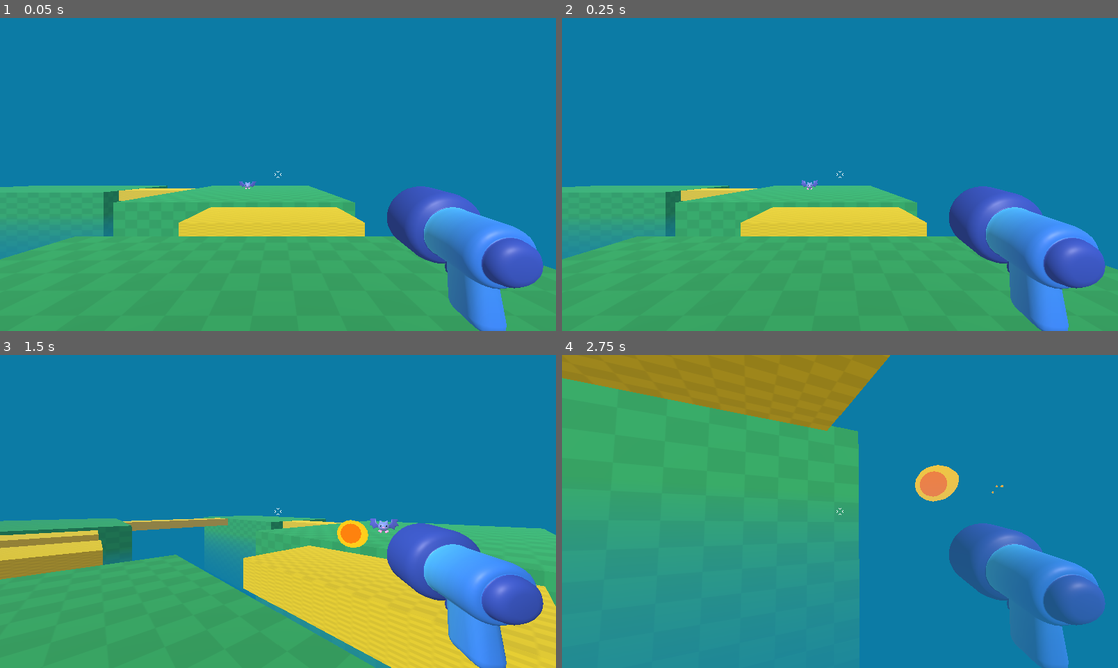
Above: before the commit, frames 1-4 (two rows, left to right).
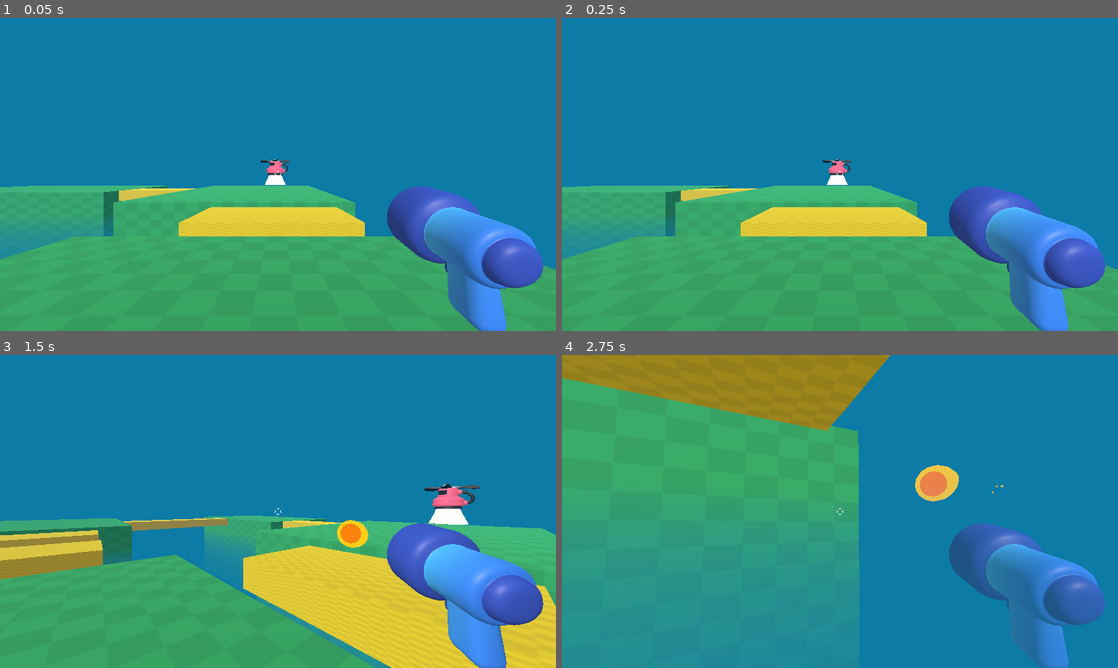
Above: after the commit, the same moments.

Repository: lanyy721/my3DGameDemo
Game: Godot game, scene res://game.tscn
Same seed, same stepped clock (60 frames per second), same inputs: the game is played once before the commit and once after it.
Inputs (mouse positions are in pixels of both pictures, inside the frame that each line leads up to):
- Up to frame 1 (0.05 s): no input
- Up to frame 2 (0.25 s): no input
- Up to frame 3 (1.5 s): tap Enter at 0.5 s; move the mouse to (305, 511) at 0.52 s; press the mouse at (305, 511) at 0.53 s; hold W (move_forward) from 0.53 s (still down); tap Space (jump) at 0.77 s; move the mouse to (250, 511) at 1.27 s; release the mouse at (250, 511) at 1.28 s; click (250, 511) at 1.35 s
- Up to frame 4 (2.75 s): keep holding W (move_forward); tap Space (jump) at 1.52 s; move the mouse to (851, 505) at 2.02 s; press the mouse at (851, 505) at 2.03 s

The runs differ from the first frame. In frame 1, 0.3% of the frame differs, in the area x 43-53%, y 44-55%; in frame 2, 0.3%; in frame 3, 0.9%, in the area x 66-87%, y 41-57%; in frame 4, nothing differs.

Commit message:
Architecture completed, need to refine the model
Co-Authored-By: Claude Haiku 4.5 (1M context) <noreply@anthropic.com>

Diff:
--- a/my-3d-game-demo/game.tscn
+++ b/my-3d-game-demo/game.tscn
@@ -3,7 +3,7 @@
 [ext_resource type="PackedScene" uid="uid://bjvh05kpaptry" path="res://player/player.tscn" id="1_80nbo"]
 [ext_resource type="Texture2D" uid="uid://btqf85qmhbqog" path="res://level/checkboard.png" id="1_e2o6t"]
 [ext_resource type="Material" uid="uid://oa3j5pr5skmk" path="res://level/bridge.tres" id="3_feb5d"]
-[ext_resource type="PackedScene" uid="uid://rf8rc4s2cdj5" path="res://mob/mob.tscn" id="4_fc0e3"]
+[ext_resource type="PackedScene" uid="uid://cmlts63v8sgc3" path="res://mob/spawner/mob_spawner_3d.tscn" id="4_fc0e3"]
 
 [sub_resource type="StandardMaterial3D" id="StandardMaterial3D_80nbo"]
 albedo_color = Color(0.17254902, 0.6, 0.36078432, 1)
@@ -86,5 +86,5 @@
 size = Vector3(5, 1, 8.039401)
 material = ExtResource("3_feb5d")
 
-[node name="Mob" parent="." unique_id=440980193 instance=ExtResource("4_fc0e3")]
-transform = Transform3D(1, 0, 0, 0, 1, 0, 0, 0, 1, -2.292963, 0.72176695, -17.138897)
+[node name="MobSpawner3D" parent="." unique_id=1087165642 instance=ExtResource("4_fc0e3")]
+transform = Transform3D(1, 0, 0, 0, 1, 0, 0, 0, 1, 0, 0.5462403, -21.143969)
--- a/my-3d-game-demo/mob/bat/bat_material_3d.tres
+++ b/my-3d-game-demo/mob/bat/bat_material_3d.tres
@@ -3,6 +3,7 @@
 [ext_resource type="Texture2D" uid="uid://bt0vmcvw6gd2h" path="res://mob/bat/bat_model_bat_palette.png" id="1_b2l8n"]
 
 [resource]
+resource_local_to_scene = true
 resource_name = "bat_mat"
 cull_mode = 2
 albedo_texture = ExtResource("1_b2l8n")
--- a/my-3d-game-demo/mob/bat/bat_model.tscn
+++ b/my-3d-game-demo/mob/bat/bat_model.tscn
@@ -46,7 +46,6 @@
 mix_mode = 1
 
 [sub_resource type="AnimationNodeBlendTree" id="AnimationNodeBlendTree_wp5od"]
-graph_offset = Vector2(-222.5385, -26.869394)
 nodes/output/position = Vector2(760, 173.33333)
 nodes/Idle/node = SubResource("AnimationNodeAnimation_030dj")
 nodes/Idle/position = Vector2(-53.333332, 133.33333)
@@ -60,19 +59,19 @@
 script = ExtResource("3_batgd")
 
 [node name="Skeleton3D" parent="Armature" parent_id_path=PackedInt32Array(2024359401) index="0" unique_id=1664954523]
-bones/0/position = Vector3(0, -0.001742146, 0)
-bones/1/rotation = Quaternion(0.14617814, 0.0325053, -0.59509873, 0.7895776)
-bones/2/rotation = Quaternion(-0.01277759, -0.005012597, 0.38200867, 0.9240568)
-bones/3/rotation = Quaternion(-0.13064998, 0.00963219, 0.29008922, 0.9479906)
-bones/4/rotation = Quaternion(0.14617814, -0.0325053, 0.59509873, 0.7895776)
-bones/5/rotation = Quaternion(-0.01277759, 0.005012597, -0.38200867, 0.9240568)
-bones/6/rotation = Quaternion(-0.13064998, -0.00963219, -0.29008922, 0.9479906)
+bones/0/position = Vector3(0, 0.022493655, 0)
+bones/1/rotation = Quaternion(0.14624935, 0.022431621, -0.6580308, 0.7383113)
+bones/2/rotation = Quaternion(0.16295141, 0.067267746, 0.37482896, 0.91017866)
+bones/3/rotation = Quaternion(0.16472584, 0.113844134, 0.35144094, 0.9145459)
+bones/4/rotation = Quaternion(0.14624935, -0.022431621, 0.6580308, 0.7383113)
+bones/5/rotation = Quaternion(0.16295141, -0.067267746, -0.37482896, 0.91017866)
+bones/6/rotation = Quaternion(0.16472584, -0.113844134, -0.35144094, 0.9145459)
 bones/7/position = Vector3(0.1309921, -0.22739176, -0.087851465)
 bones/7/rotation = Quaternion(0.26196837, 0.08345512, 0.26575127, 0.9240044)
-bones/8/rotation = Quaternion(2.8426307e-08, 0.5424415, 0.8400937, 2.0217614e-08)
+bones/8/rotation = Quaternion(3.4881637e-08, 0.6782571, 0.73482466, 2.0995628e-08)
 bones/10/position = Vector3(-0.1309921, -0.22739176, -0.087851465)
 bones/10/rotation = Quaternion(0.26196837, -0.083455116, -0.26575127, 0.9240044)
-bones/11/rotation = Quaternion(2.5226552e-08, 0.5424415, 0.8400937, 4.3963222e-08)
+bones/11/rotation = Quaternion(2.2367132e-08, 0.6782571, 0.73482466, 4.4445656e-08)
 
 [node name="bat" parent="Armature/Skeleton3D" index="0" unique_id=1637490114]
 surface_material_override/0 = ExtResource("2_030dj")
--- /dev/null
+++ b/my-3d-game-demo/mob/spawner/mob_spawner_3d.gd
@@ -0,0 +1,11 @@
+extends Node3D
+@export var mob_to_spawn:PackedScene = null
+
+@onready var marker_3d: Marker3D = %Marker3D
+@onready var timer: Timer = %Timer
+
+
+func _on_timer_timeout() -> void:
+	var new_mob=mob_to_spawn.instantiate()
+	add_child(new_mob)
+	new_mob.global_position=marker_3d.global_position
--- a/my-3d-game-demo/mob/spawner/mob_spawner_3d.tscn
+++ b/my-3d-game-demo/mob/spawner/mob_spawner_3d.tscn
@@ -1,15 +1,23 @@
 [gd_scene format=3 uid="uid://cmlts63v8sgc3"]
 
+[ext_resource type="Script" uid="uid://de77q5otu84uy" path="res://mob/spawner/mob_spawner_3d.gd" id="1_ewxdg"]
 [ext_resource type="PackedScene" uid="uid://ddj0t3qopw731" path="res://mob/spawner/spawner_model.glb" id="1_geb6p"]
+[ext_resource type="PackedScene" uid="uid://rf8rc4s2cdj5" path="res://mob/mob.tscn" id="2_y27t3"]
 
 [node name="MobSpawner3D" type="Node3D" unique_id=1087165642]
+script = ExtResource("1_ewxdg")
+mob_to_spawn = ExtResource("2_y27t3")
 
 [node name="spawner_model" parent="." unique_id=1752660300 instance=ExtResource("1_geb6p")]
 transform = Transform3D(1, 0, 0, 0, 1, 0, 0, 0, 1, 0, 1.6060891, 0)
 
 [node name="Marker3D" type="Marker3D" parent="." unique_id=1184922001]
+unique_name_in_owner = true
 transform = Transform3D(1, 0, 0, 0, 1, 0, 0, 0, 1, 0, 0.5414312, 0)
 
 [node name="Timer" type="Timer" parent="." unique_id=640483532]
+unique_name_in_owner = true
 wait_time = 2.0
 autostart = true
+
+[connection signal="timeout" from="Timer" to="." method="_on_timer_timeout"]
Not shown, added: my-3d-game-demo/mob/spawner/mob_spawner_3d.gd.uid
